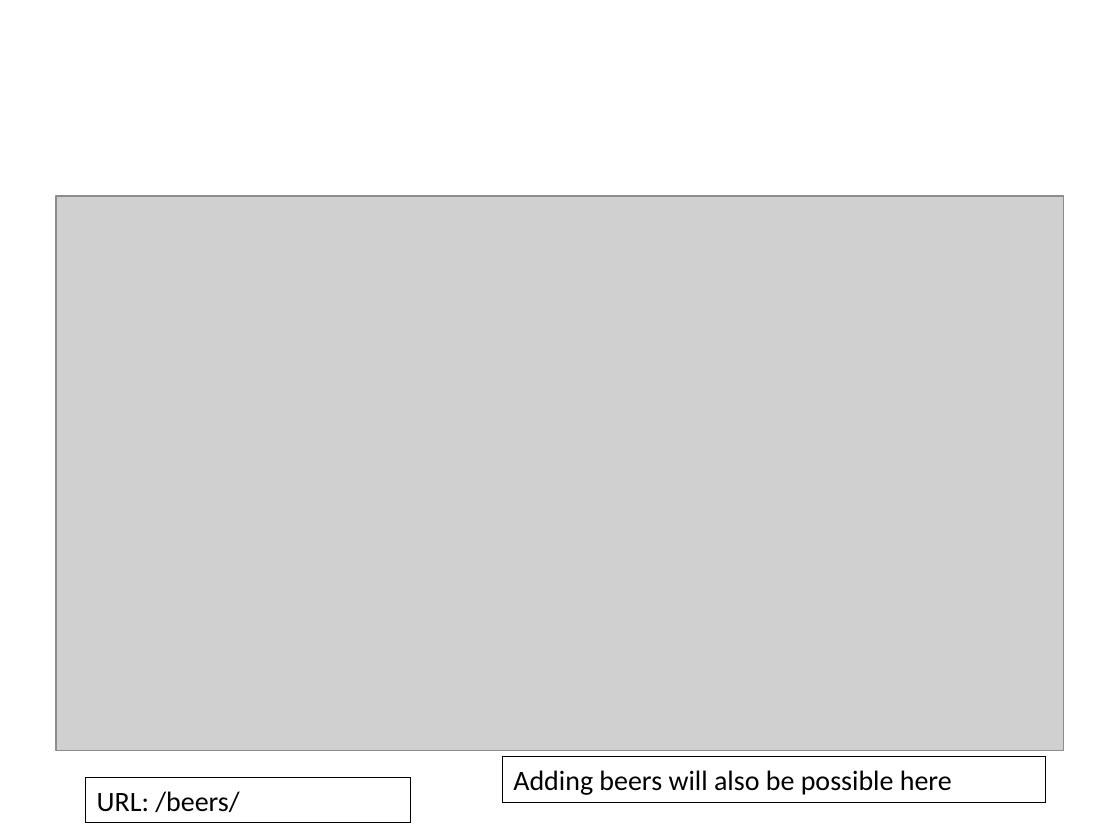
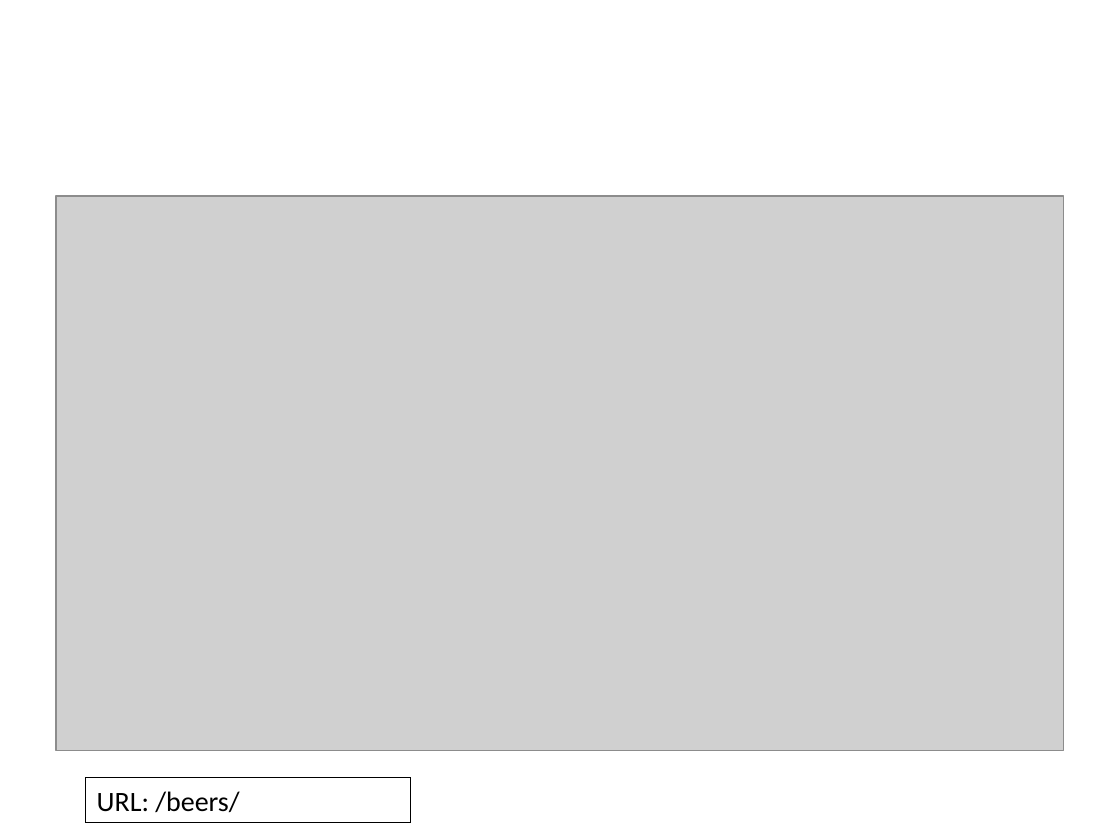
Before and after one commit to plibin-vub/WIS-project, a slide deck: slide 9 of doc/deliverables/presentation-1/WISPresentatie.pptx (slide 10 before the commit). Drawn at 1120x840 pixels with LibreOffice and Linux fonts; fonts in the diff are those of the drawing; grey boxes stand for pictures. Boxes give left, top, right and bottom in pixels: in the first picture for what was removed or moved away, otherwise in the second. Text is boxed around its words. In the diff, an @@ line names an element or a change of style, - is before the commit and + after.

Commit message:
update presentation

```diff
--- a/doc/deliverables/presentation-1/WISPresentatie.pptx
+++ b/doc/deliverables/presentation-1/WISPresentatie.pptx
@@ rectangle removed at [502, 757, 1045, 802] @@
-Adding beers will also be possible here
```
Also in this commit, not shown: 1 slide removed.
